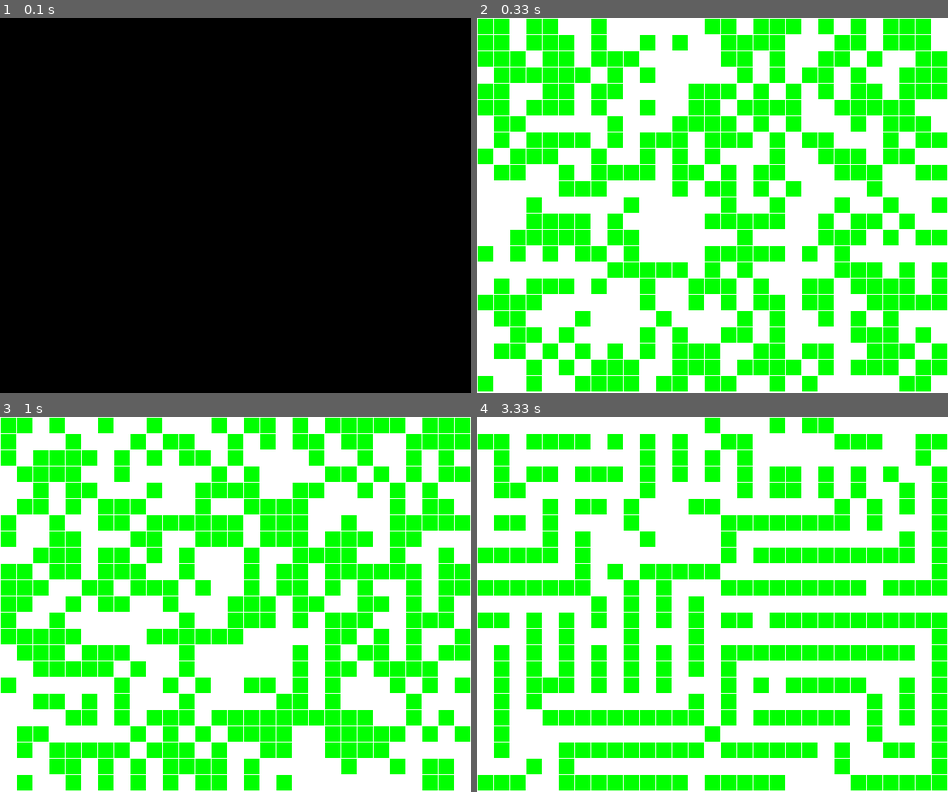
Above: before the commit, frames 1-4 (two rows, left to right).
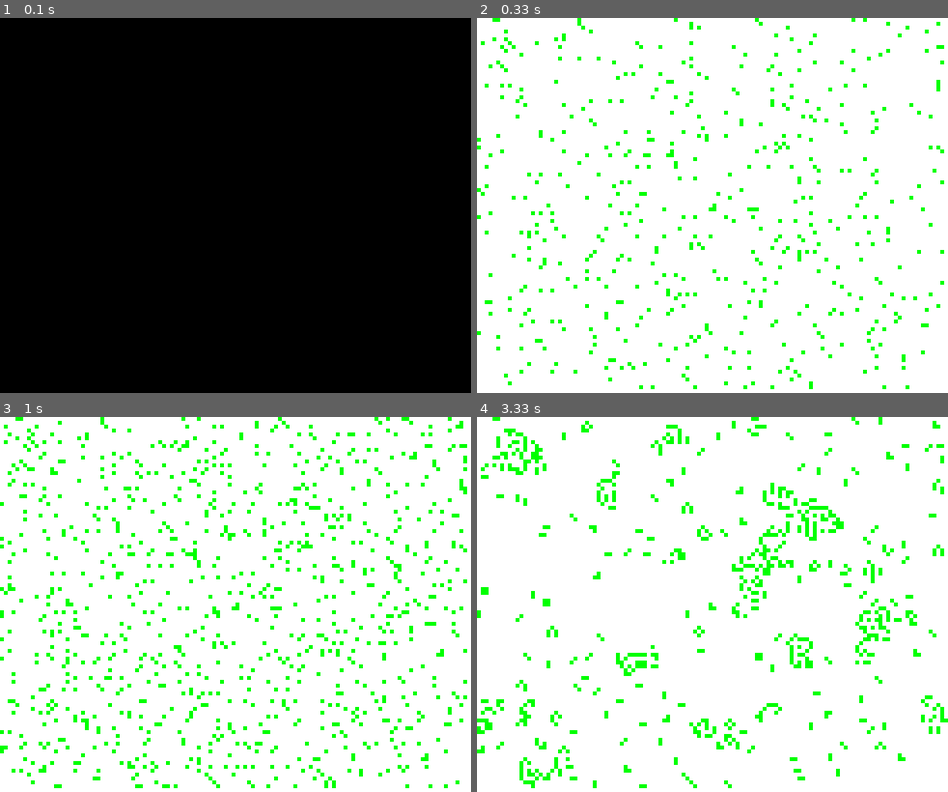
Above: after the commit, the same moments.

Repository: saubun/python-repo
Game: pygame game, started from src/gameOfLife.py
The game is run twice, just before and just after one commit, with the same random seed, the same clock (stepped at 60 frames per second) and the same inputs.
Inputs:
- Up to frame 1 (0.1 s): no input
- Up to frame 2 (0.33 s): no input
- Up to frame 3 (1 s): hold R 0.33-0.8 s; tap Space at 0.83 s
- Up to frame 4 (3.33 s): tap Space at 1.3, 1.8, 2.13, 2.63, 2.93, 3.2 s

Frame 1 is identical in both runs. In frame 2, 46% of the frame differs, in the area x 0-100%, y 0-100%; in frame 3, 46%; in frame 4, 40%.

Commit message:
i think i messed up lol

Diff:
--- a/src/gameOfLife.py
+++ b/src/gameOfLife.py
@@ -11,8 +11,8 @@
 GREEN = (0, 255, 0)
 BLUE = (0, 0, 255)
 
-MARGIN = 1
-CELLSIZE = 20
+MARGIN = 0
+CELLSIZE = 5
 
 pygame.init()
 screen = pygame.display.set_mode((WIDTH, HEIGHT))
@@ -55,7 +55,7 @@
         for x in range(self.cols):
             self.cells.append([])
             for y in range(self.rows):
-                self.cells[x].append(Cell((x, y), np.random.randint(0, 2)))
+                self.cells[x].append(Cell((x, y), 0))
 
         self.gameStarted = False
 
@@ -109,6 +109,13 @@
     '''Main function containing the game loop'''
     running = True
     grid = Grid()
+
+    # Fill in 50 random cells
+    for _ in range(1000):
+        y = np.random.randint(0, grid.rows-1)
+        x = np.random.randint(0, grid.cols-1)
+        grid.cells[x][y].value = np.random.randint(0, 2)
+
     while running:
         clock.tick(FPS)
 
@@ -126,9 +133,10 @@
 
                 # Fill cells randomly
                 if event.key == pygame.K_r:
-                    for x in range(grid.cols):
-                        for y in range(grid.rows):
-                            grid.cells[x][y].value = np.random.randint(0, 2)
+                    for _ in range(1000):
+                        y = np.random.randint(0, grid.rows-1)
+                        x = np.random.randint(0, grid.cols-1)
+                        grid.cells[x][y].value = np.random.randint(0, 2)
 
                 # Allow toggling whether the simulation is active or not
                 if event.key == pygame.K_SPACE:
Not shown, added: .DS_Store
